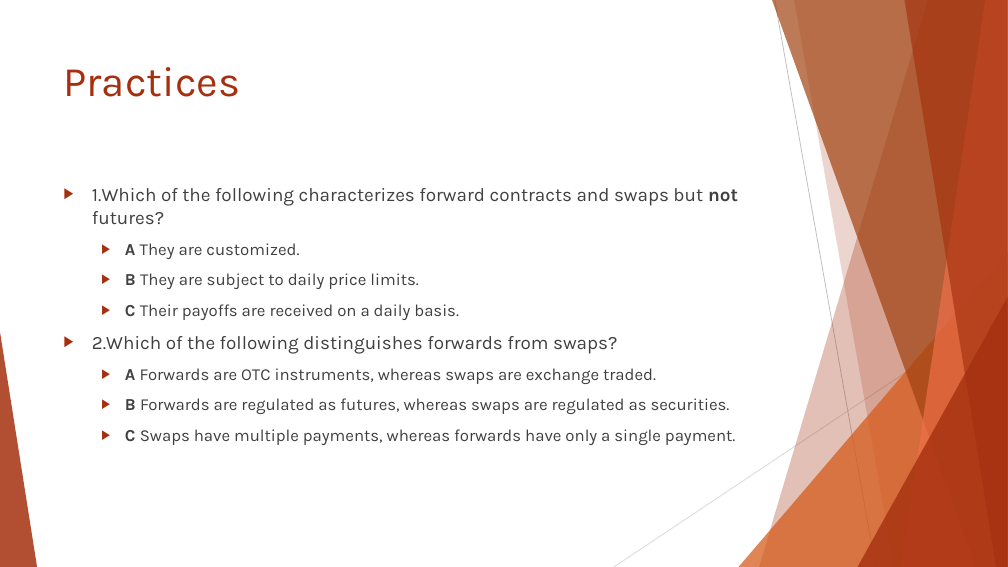
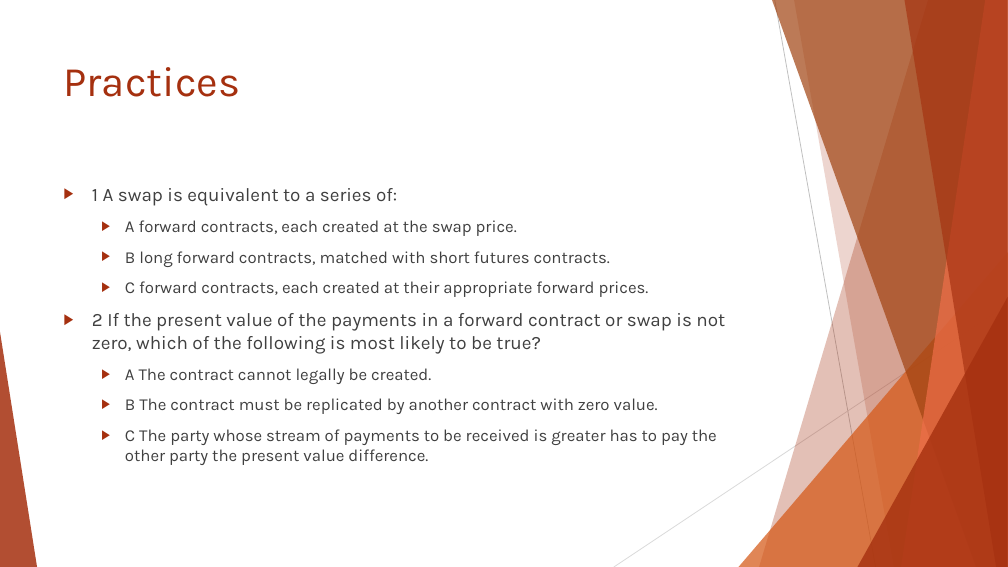
Before and after one commit to Isco0530/data, a slide deck: slide 32 of Reading 46.pptx (slide 33 before the commit). Drawn at 1008x567 pixels with LibreOffice and Linux fonts; fonts in the diff are those of the drawing. Boxes give left, top, right and bottom in pixels: in the first picture for what was removed or moved away, otherwise in the second. Text is boxed around its words. In the diff, an @@ line names an element or a change of style, - is before the commit and + after.

```diff
--- a/Reading 46.pptx
+++ b/Reading 46.pptx
@@ text at (92, 188, 725, 465): text changed @@
-▶ 1.Which of the following characterizes forward contracts and swaps but not futures?
-  ▶ A They are customized.
-  ▶ B They are subject to daily price limits.
-  ▶ C Their payoffs are received on a daily basis.
-▶ 2.Which of the following distinguishes forwards from swaps?
-  ▶ A Forwards are OTC instruments, whereas swaps are exchange traded.
-  ▶ B Forwards are regulated as futures, whereas swaps are regulated as securities.
-  ▶ C Swaps have multiple payments, whereas forwards have only a single payment.
+▶ 1 A swap is equivalent to a series of:
+  ▶ A forward contracts, each created at the swap price.
+  ▶ B long forward contracts, matched with short futures contracts.
+  ▶ C forward contracts, each created at their appropriate forward prices.
+▶ 2 If the present value of the payments in a forward contract or swap is not zero, which of the following is most likely to be true?
+  ▶ A The contract cannot legally be created.
+  ▶ B The contract must be replicated by another contract with zero value.
+  ▶ C The party whose stream of payments to be received is greater has to pay the other party the present value difference.
```
Also in this commit, not shown: 2 other slides changed, 1 slide added, 3 slides removed.
